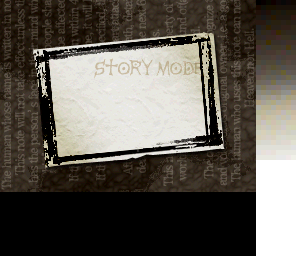
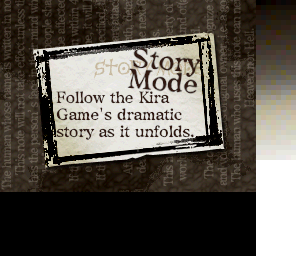
Before/after of a (296, 256) layered artwork. What changed in the layer stack:
added layer "Story ..." above "Layer #1" over 127, 47, 202, 95
added layer "Follow the Kira Game's dramati..." above "Layer 3" over 56, 91, 194, 140
